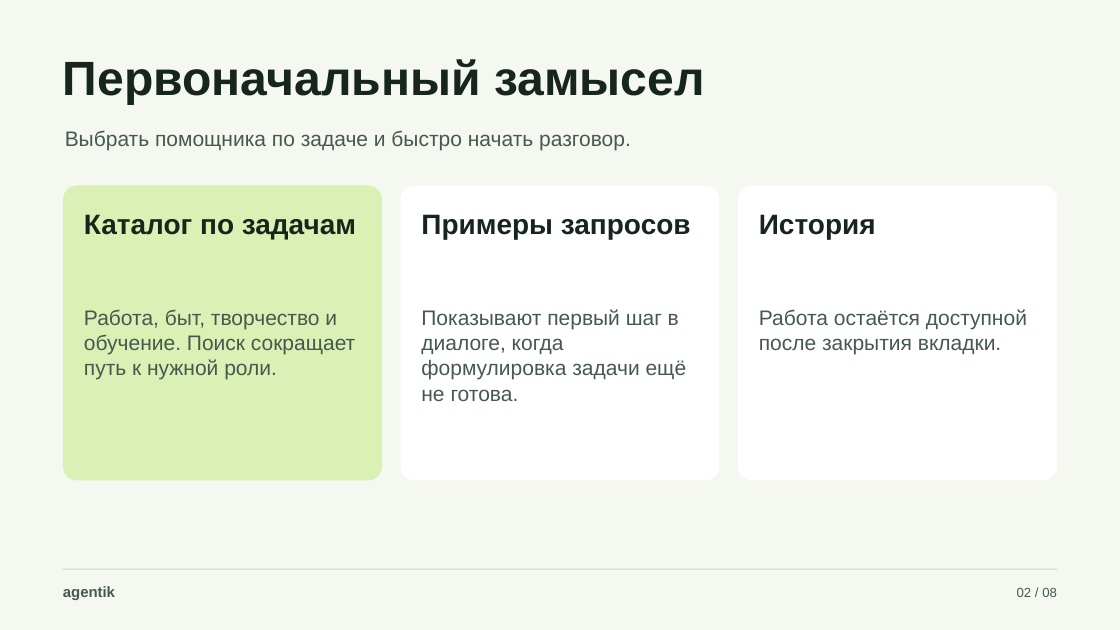
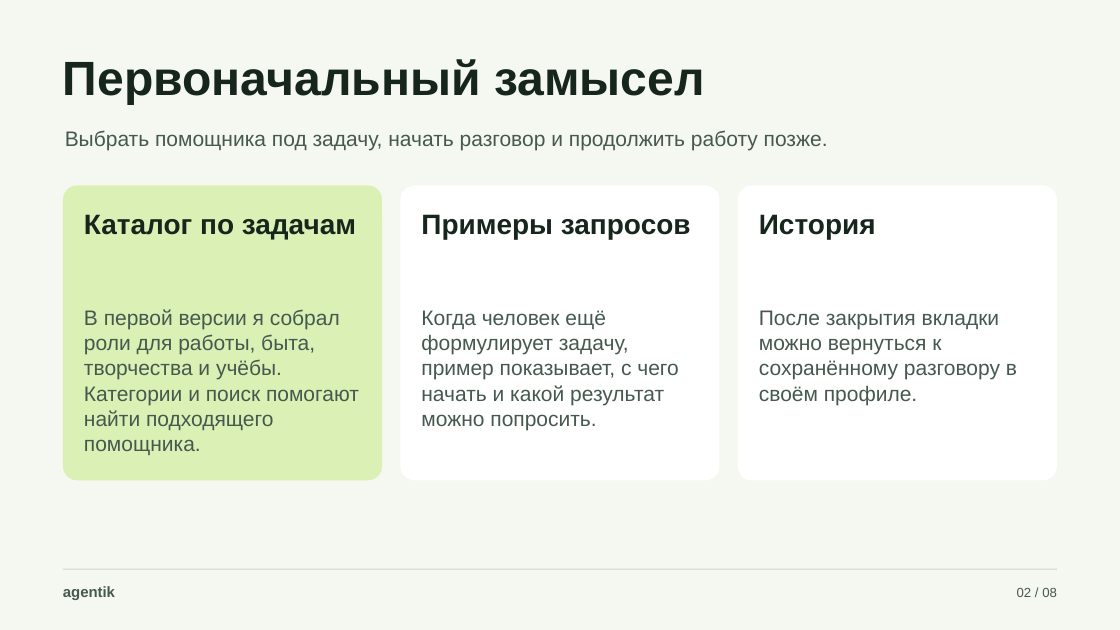
Before and after one commit to SergeyBukharev/agentik, a slide deck: slide 2 of docs/agentik-product-story.pptx. Drawn at 1120x630 pixels with LibreOffice and Linux fonts; fonts in the diff are those of the drawing. Boxes give left, top, right and bottom in pixels: in the first picture for what was removed or moved away, otherwise in the second. Text is boxed around its words. In the diff, an @@ line names an element or a change of style, - is before the commit and + after.

```diff
--- a/docs/agentik-product-story.pptx
+++ b/docs/agentik-product-story.pptx
@@ text at [65, 130, 828, 151]: text changed @@
-Выбрать помощника по задаче и быстро начать разговор.
+Выбрать помощника под задачу, начать разговор и продолжить работу позже.
@@ text at [84, 309, 359, 455]: text changed @@
-Работа, быт, творчество и обучение. Поиск сокращает путь к нужной роли.
+В первой версии я собрал роли для работы, быта, творчества и учёбы. Категории и поиск помогают найти подходящего помощника.
@@ text at [421, 310, 678, 430]: text changed @@
-Показывают первый шаг в диалоге, когда формулировка задачи ещё не готова.
+Когда человек ещё формулирует задачу, пример показывает, с чего начать и какой результат можно попросить.
@@ text at [759, 310, 1017, 405]: text changed @@
-Работа остаётся доступной после закрытия вкладки.
+После закрытия вкладки можно вернуться к сохранённому разговору в своём профиле.
```
Also in this commit, not shown: 6 other slides changed, 1 slide added, 1 slide removed, 50 other files.
